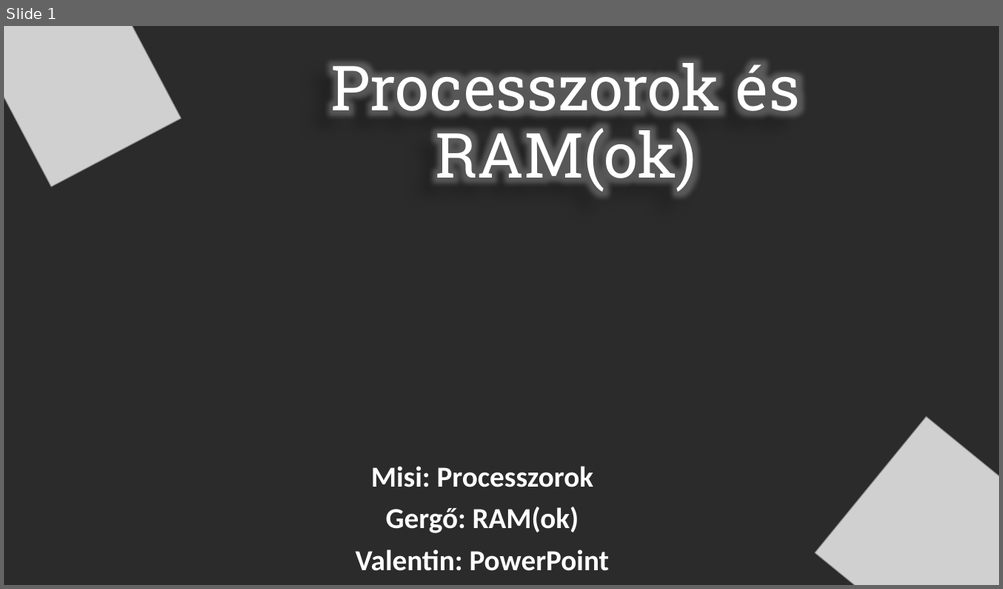
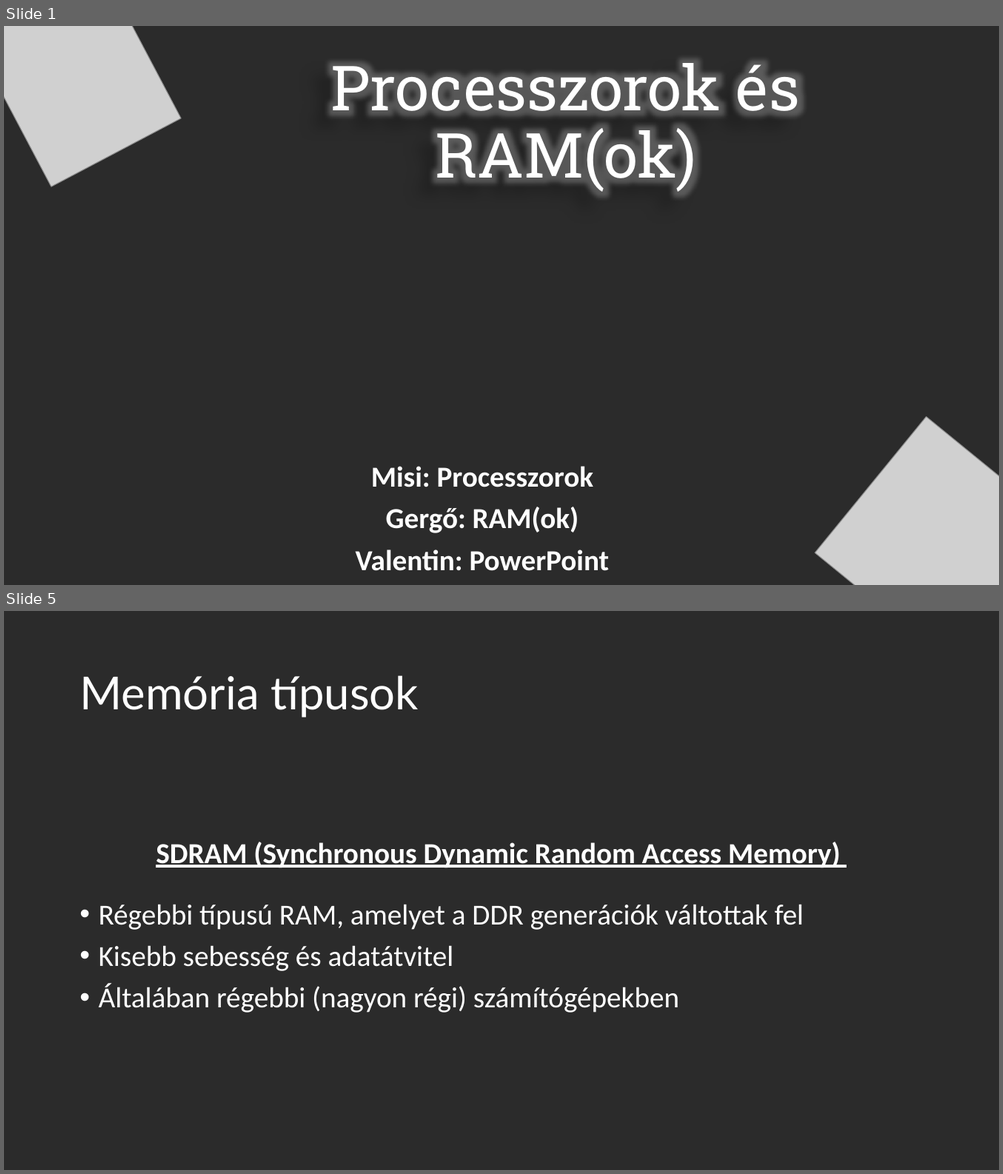
Before and after one commit to OsziMisi/Jozsika, a slide deck: processzor + memoria.pptx. Shown one above the other, each under a label of ours: slide 1 before the commit, slides 1 and 5 after it; the slides between them are not shown. The pictures are 1003x589 and 1003x1174 pixels, drawn with LibreOffice and Linux fonts; fonts in the diff are those of the drawing; grey boxes stand for pictures; background and template pictures are left out; a plain dark background stands for a picture behind light text. Boxes give left, top, right and bottom in pixels: in the first picture for what was removed or moved away, otherwise in the second. Text is boxed around its words. In the diff, an @@ line names an element or a change of style, - is before the commit and + after.

Commit message:
Információk a RAM típusokról 1. felvonás (PPT)

```diff
--- a/processzor + memoria.pptx
+++ b/processzor + memoria.pptx
@@ slide 5 added at (4, 611, 999, 1170), background picture (left out) @@
@@ title added at (79, 675, 418, 718), 44 pt, text #FFFFFF @@
+Memória típusok
@@ text added at (156, 842, 840, 868), 28 pt, text #FFFFFF, bold, underline @@
+SDRAM (Synchronous Dynamic Random Access Memory)
@@ text added at (99, 904, 803, 1013), 28 pt, text #FFFFFF @@
+• Régebbi típusú RAM, amelyet a DDR generációk váltottak fel
+• Kisebb sebesség és adatátvitel
+• Általában régebbi (nagyon régi) számítógépekben
```
Also in this commit, not shown: 7 other slides added.
